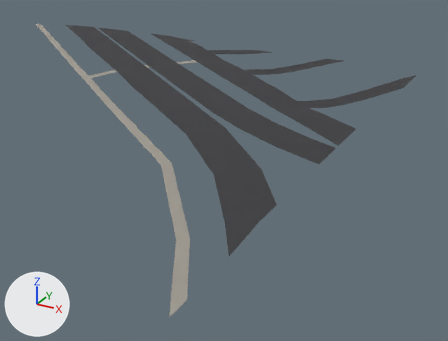
Renders of the glTF model gibraltar/data/build/tiles/T_W3_N7/roads.glb from each side of a commit.
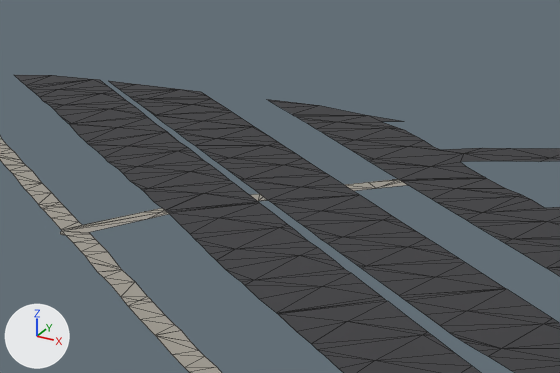
Old and new are each drawn whole from a camera (50 mm lens) standing at (525.8, 310.1, 35.8) and looking at (473.6, 405.0, -11.7) and again close up on the part from 14% to 55% of the width and 0% to 37% of the height. Lighting does not change. The marker at lower left points along +X, +Y and +Z. The first two pictures are the older version. The close-ups show mesh edges as thin lines. Vertices at exactly the same position are counted once.

Names of what the first close-up shows: 'T_W3_N7_roads'.
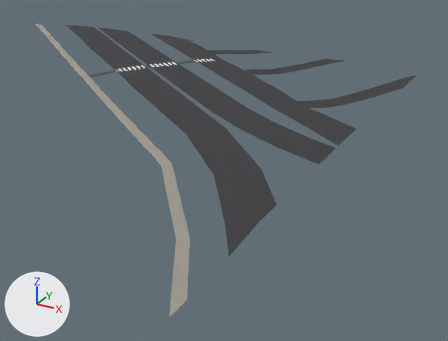
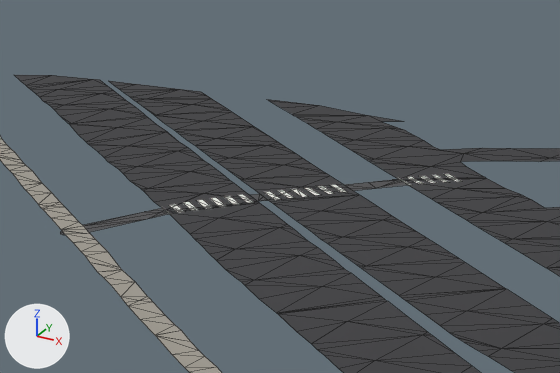
What differs and where, as boxes [x1, y1, x2, y2] in the close-ups (560 x 373 px):
part 1 of me_t_w3_n7_roads, built on: before [60, 212, 160, 242]; after [60, 174, 461, 242]
part 2 of me_t_w3_n7_roads, recoloured: [145, 179, 407, 219] in both

Edits to the bpy script that builds the scene:
```text
Change me_t_w3_n7_roads:
    used by ob_t_w3_n7_roads; location = (0.0, 0.0, 0.0)
    remove me_t_w3_n7_roads.from_pydata(...)  # 763 vertices, 858 faces; spans x 388.4..500.0, y 347.0..444.9, z 1.9..3.1
    add me_t_w3_n7_roads.from_pydata(...)  # 903 vertices, 961 faces; spans x 388.4..500.0, y 347.0..444.9, z 1.9..3.1
    me_t_w3_n7_roads part 1
    15 faces are deleted
    111 vertices are added at x 440.4..459.2, y 404.6..428.6, z 2.1..3.1
    24 new vertices lie (0.3, 0.4, 0.0) away from vertices in x 444.4..458.3, y 410.2..428.6, z 2.9..3.1
    5 new vertices lie (0.4, 0.4, 0.0) away from vertices in x 445.7..457.8, y 410.7..427.8, z 2.9..3.0
    21 new faces join them, mat_m_path
    97 new faces join them, mat_m_road
    me_t_w3_n7_roads part 2: 27 kept faces spanning x 443.6..456.5, y 408.6..425.4, z 2.7..3.1 get new vertex colours; the middle colour goes from grey #9e998f to dark grey #4d4d4f
```
